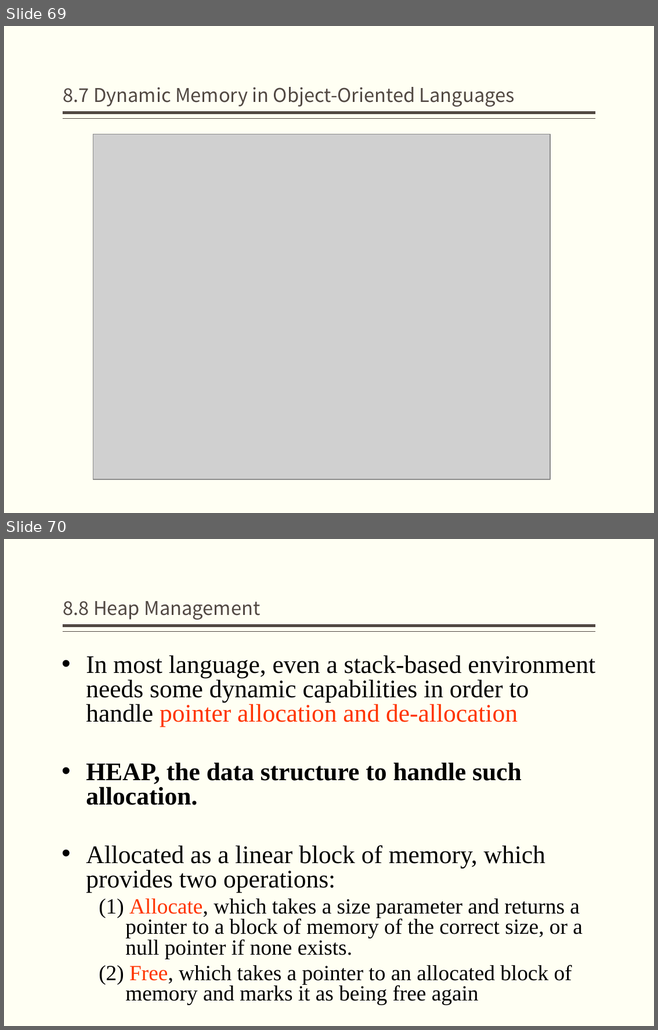
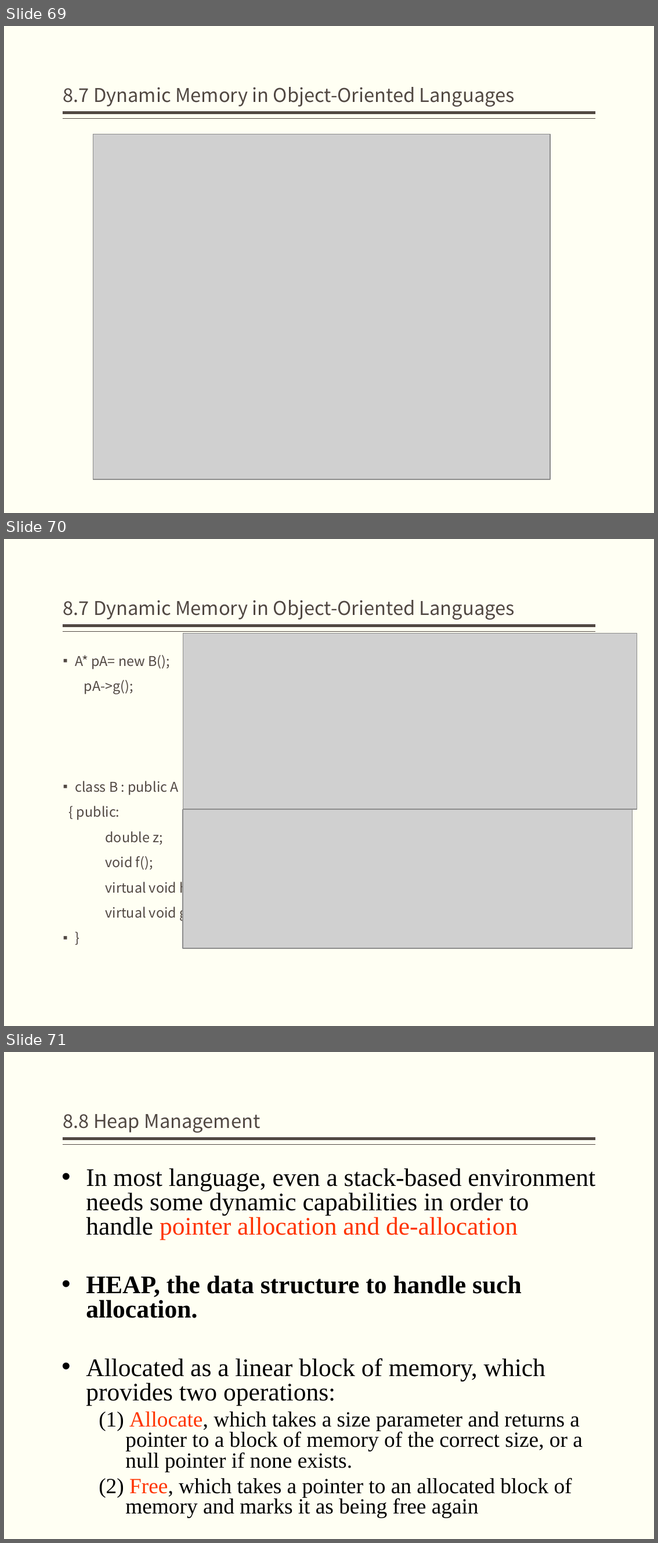
Before and after one commit to jz81/jz81.github.io, a slide deck: course/compiler/lecture/(Spring2020)Lecture8.pptx. Shown one above the other, each under a label of ours: slides 69 and 70 before the commit, slides 69, 70 and 71 after it. The pictures are 658x1030 and 658x1543 pixels, drawn with LibreOffice and Linux fonts; fonts in the diff are those of the drawing; grey boxes stand for pictures. Boxes give left, top, right and bottom in pixels: in the first picture for what was removed or moved away, otherwise in the second. Text is boxed around its words. In the diff, an @@ line names an element or a change of style, - is before the commit and + after.

Commit message:
revise

```diff
--- a/course/compiler/lecture/(Spring2020)Lecture8.pptx
+++ b/course/compiler/lecture/(Spring2020)Lecture8.pptx
@@ slide 70 added at (x1=4, y1=539, x2=654, y2=1026), background #FFFFF3; not listed: 2 template elements that a slide beside it also shows @@
@@ title added at (x1=63, y1=600, x2=514, y2=620), 21 pt, text #514843 @@
+8.7 Dynamic Memory in Object-Oriented Languages
@@ picture added at (x1=183, y1=633, x2=636, y2=809) @@
@@ text added at (x1=75, y1=655, x2=200, y2=921), 15 pt, text #514843 @@
+▪ A* pA= new B();
+pA->g();
+▪ class B : public A
+{ public:
+double z;
+void f();
+virtual void h();
+virtual void g();
+▪ }
@@ picture added at (x1=183, y1=809, x2=632, y2=948) @@
@@ what was slide 70 is now slide 71 @@
```
